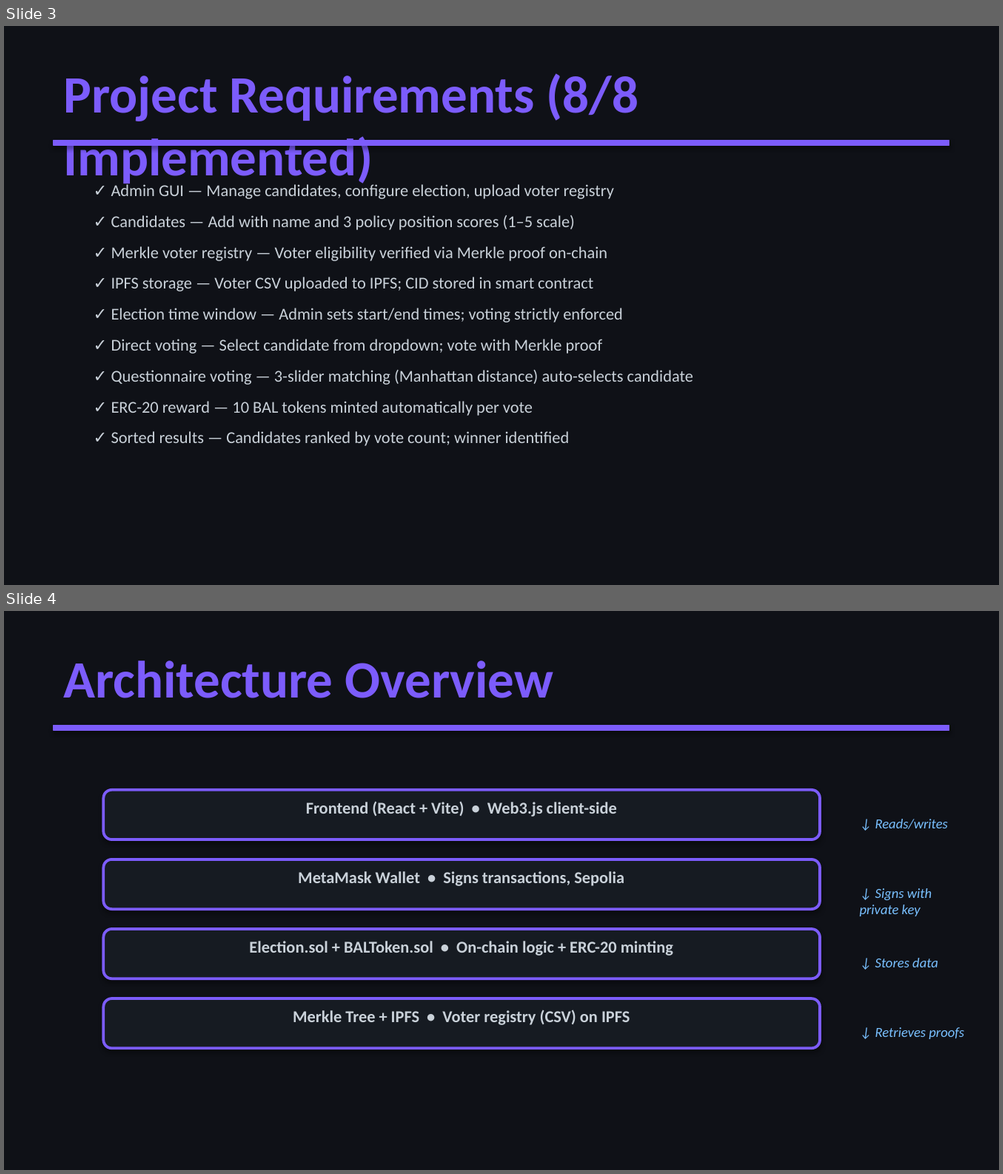
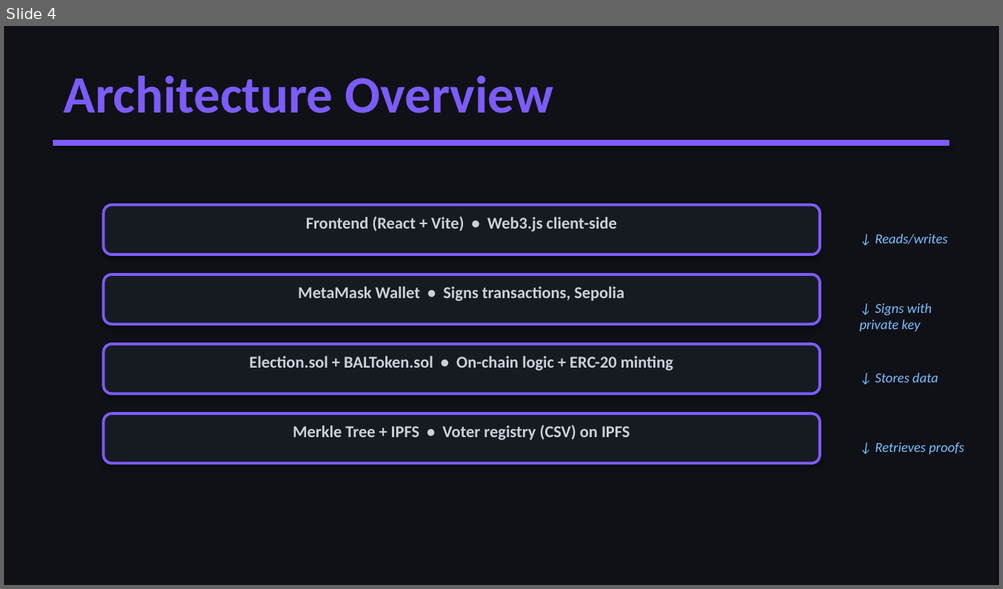
Before and after one commit to Shai-Shargal/blockchain-election-dapp, a slide deck: BlockVote_Presentation.pptx. Shown one above the other, each under a label of ours: slides 3 and 4 before the commit, slide 4 after it. The pictures are 1003x1174 and 1003x589 pixels, drawn with LibreOffice and Linux fonts; fonts in the diff are those of the drawing. Boxes give left, top, right and bottom in pixels: in the first picture for what was removed or moved away, otherwise in the second. Text is boxed around its words. In the diff, an @@ line names an element or a change of style, - is before the commit and + after.

Commit message:
feat: add presentation revision summary for BlockVote DApp

```diff
--- a/BlockVote_Presentation.pptx
+++ b/BlockVote_Presentation.pptx
@@ slide 3 removed at [4,26,999,585], background #0F1117 @@
@@ text removed at [63,73,638,189] @@
-Project Requirements (8/8 Implemented)
@@ rectangle removed at [54,141,949,145] @@
@@ text removed at [111,182,693,446] @@
-✓ Admin GUI — Manage candidates, configure election, upload voter registry
-✓ Candidates — Add with name and 3 policy position scores (1–5 scale)
-✓ Merkle voter registry — Voter eligibility verified via Merkle proof on-chain
-✓ IPFS storage — Voter CSV uploaded to IPFS; CID stored in smart contract
-✓ Election time window — Admin sets start/end times; voting strictly enforced
-✓ Direct voting — Select candidate from dropdown; vote with Merkle proof
-✓ Questionnaire voting — 3-slider matching (Manhattan distance) auto-selects candidate
-✓ ERC-20 reward — 10 BAL tokens minted automatically per vote
-✓ Sorted results — Candidates ranked by vote count; winner identified
```
Also in this commit, not shown: 5 slides changed, 2 slides added, 1 other slide removed, 1 other file.
